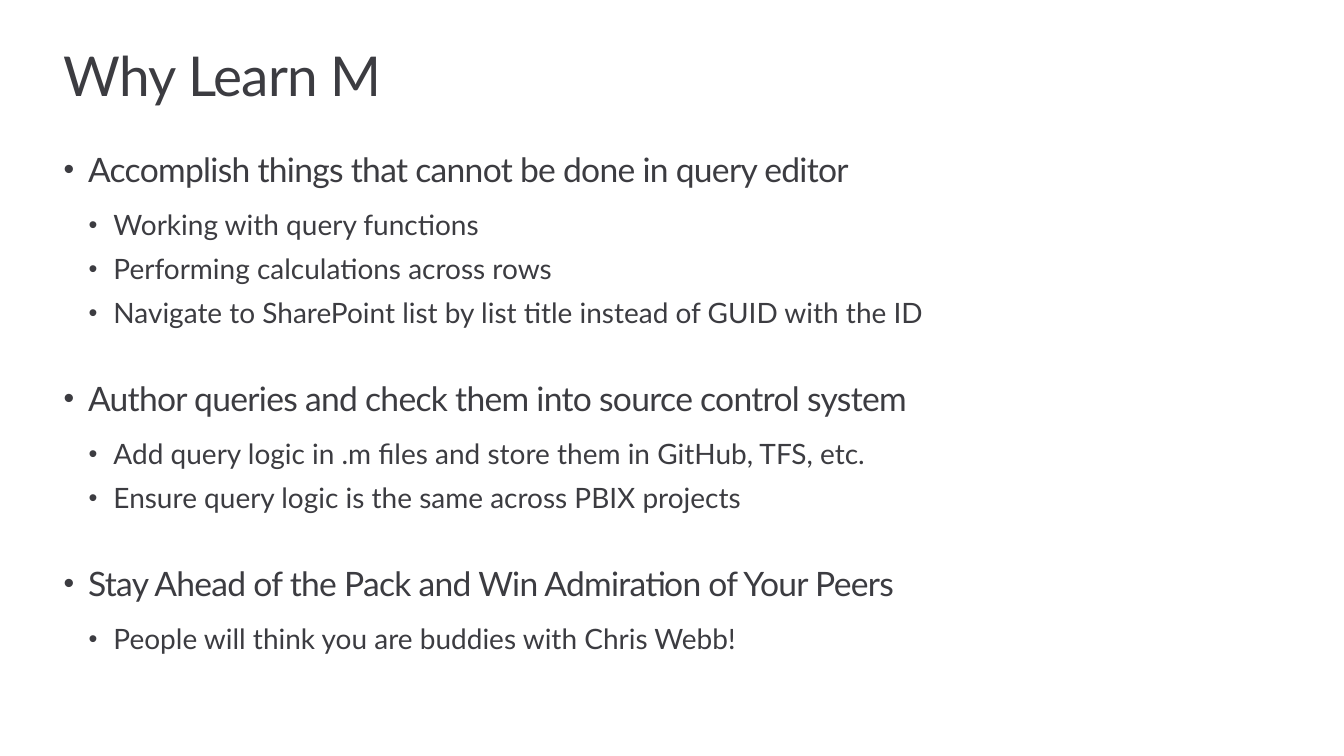
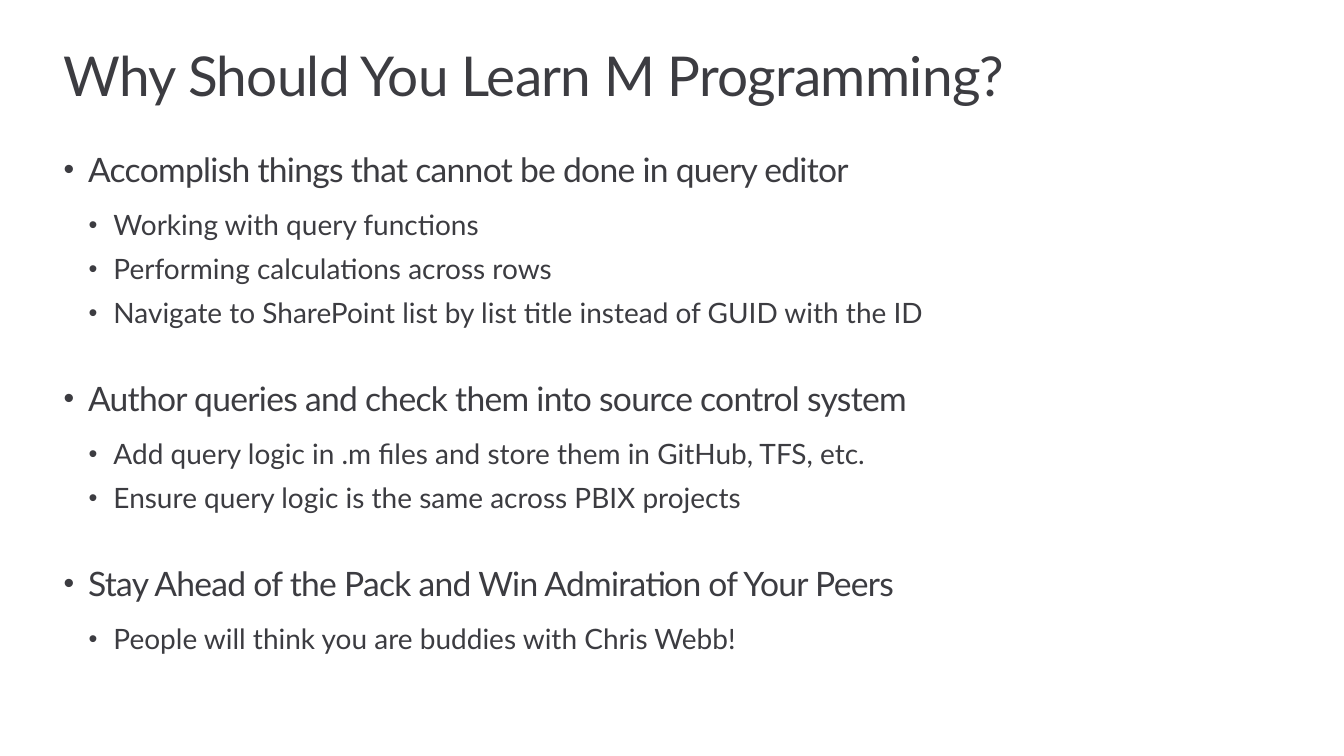
Before and after one commit to PowerBiDevCamp/Camp-Sessions, a slide deck: slide 11 of Session 08 - Intro to M Programming.pptx (slide 10 before the commit). Drawn at 1344x756 pixels with LibreOffice and Linux fonts; fonts in the diff are those of the drawing; background and template pictures are left out. Boxes give left, top, right and bottom in pixels: in the first picture for what was removed or moved away, otherwise in the second. Text is boxed around its words. In the diff, an @@ line names an element or a change of style, - is before the commit and + after.

```diff
--- a/Session 08 - Intro to M Programming.pptx
+++ b/Session 08 - Intro to M Programming.pptx
@@ title at (64,55,1005,106): text changed @@
-Why Learn M
+Why Should You Learn M Programming?
```
Also in this commit, not shown: 7 other slides changed, 23 slides added, 14 slides removed, 1 other file.
